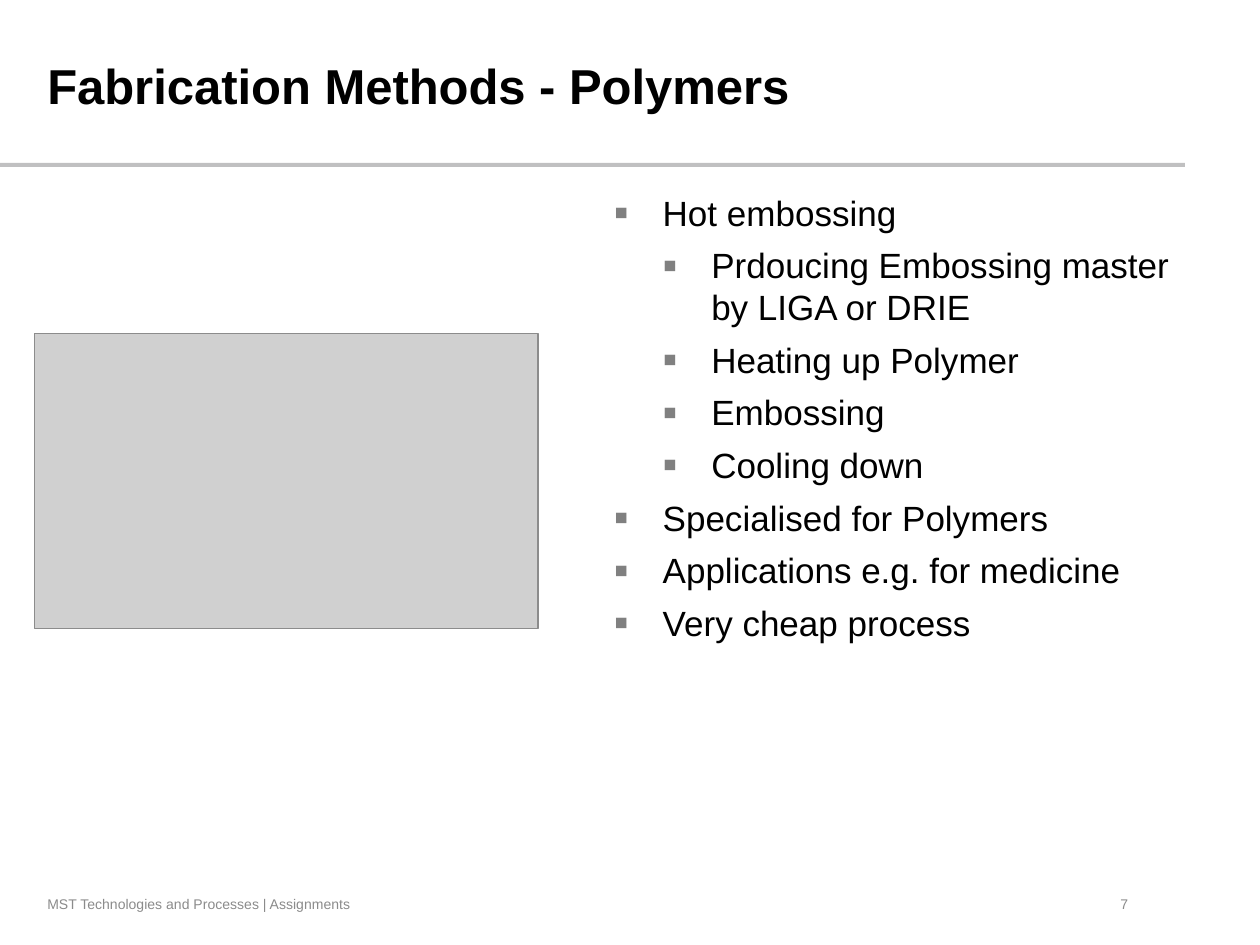
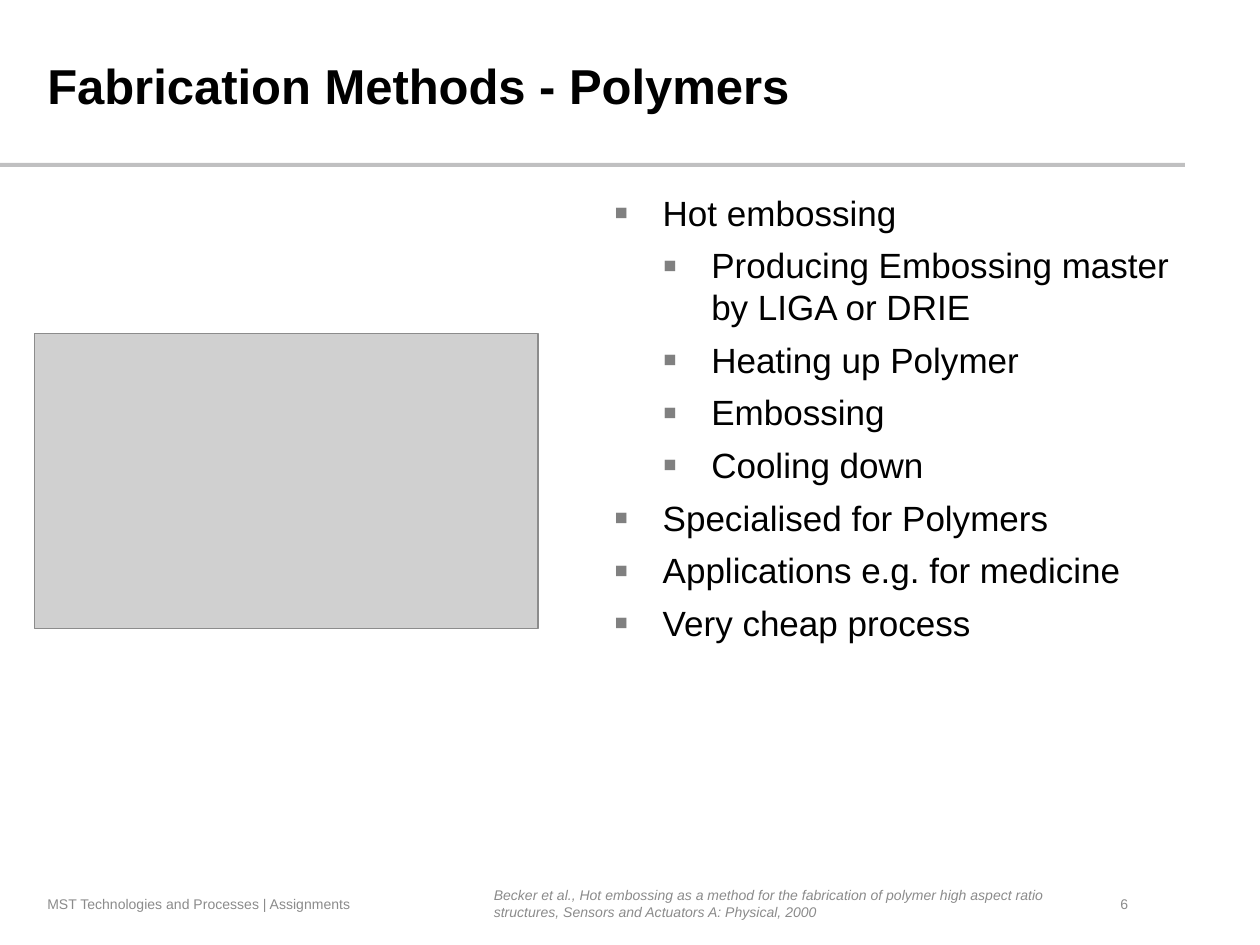
Before and after one commit to JayWiz/MST---High-Aspect-Ratio-MEMS, a slide deck: slide 6 of High_Aspect_Ratio_MEMS.pptx (slide 7 before the commit). Drawn at 1260x945 pixels with LibreOffice and Linux fonts; fonts in the diff are those of the drawing; grey boxes stand for pictures; background and template pictures are left out. Boxes give left, top, right and bottom in pixels: in the first picture for what was removed or moved away, otherwise in the second. Text is boxed around its words. In the diff, an @@ line names an element or a change of style, - is before the commit and + after.

Commit message:
ts est

```diff
--- a/High_Aspect_Ratio_MEMS.pptx
+++ b/High_Aspect_Ratio_MEMS.pptx
@@ text at box(711, 252, 1169, 327): text changed @@
-  ▪ Prdoucing Embossing master by LIGA or DRIE
+  ▪ Producing Embossing master by LIGA or DRIE
@@ text added at box(494, 890, 1043, 920), 8 pt, text #8C8C8C, italic @@
+Becker et al., Hot embossing as a method for the fabrication of polymer high aspect ratio structures, Sensors and Actuators A: Physical, 2000
@@ page number at box(1120, 899, 1128, 909): text changed @@
-7
+6
```
Also in this commit, not shown: 2 other slides changed, 1 slide removed.
